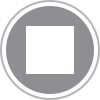
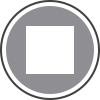
Layers edited between the first and the second 100 x 100 image:
painted on "Border" over (0, 0, 100, 100)
